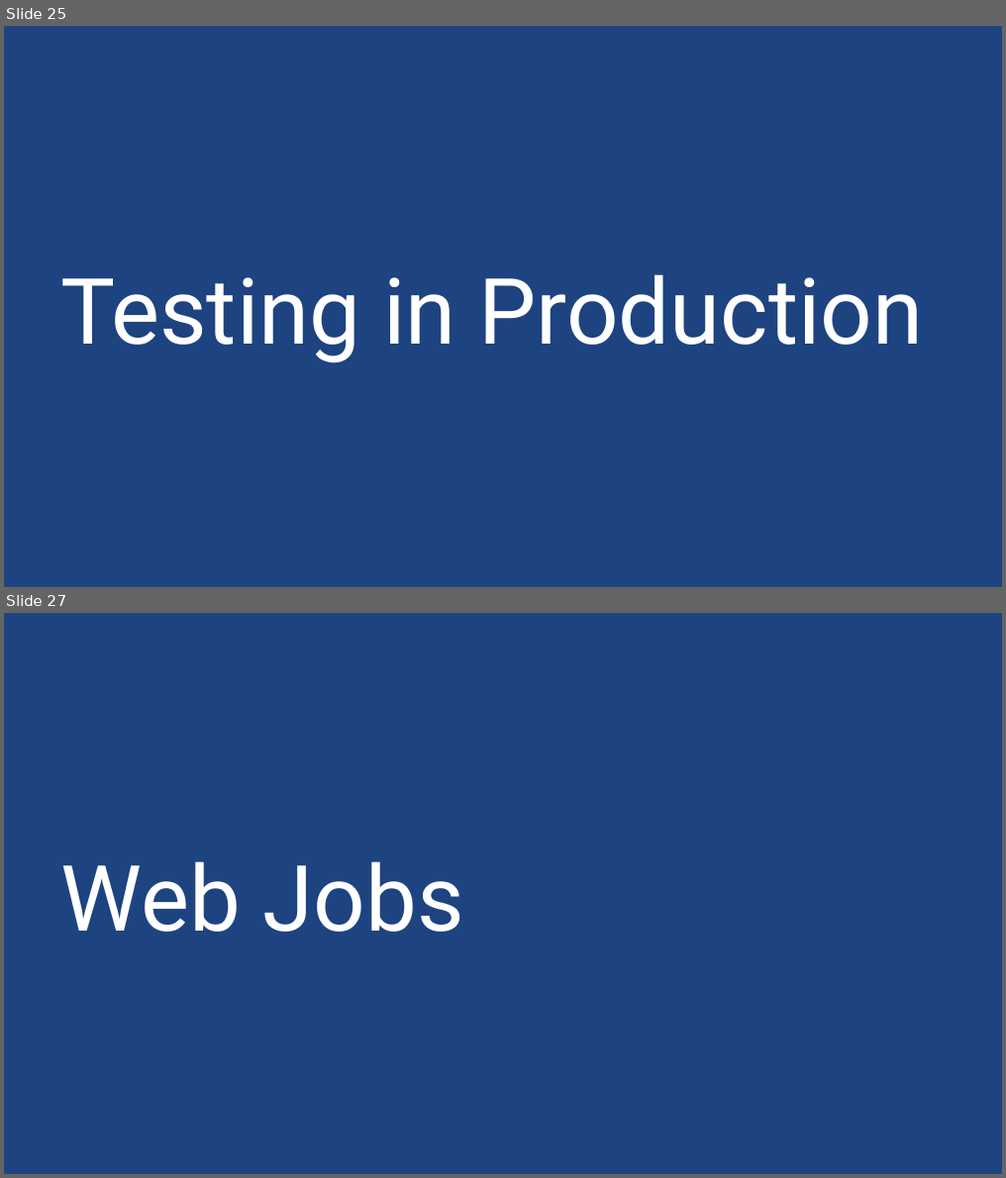
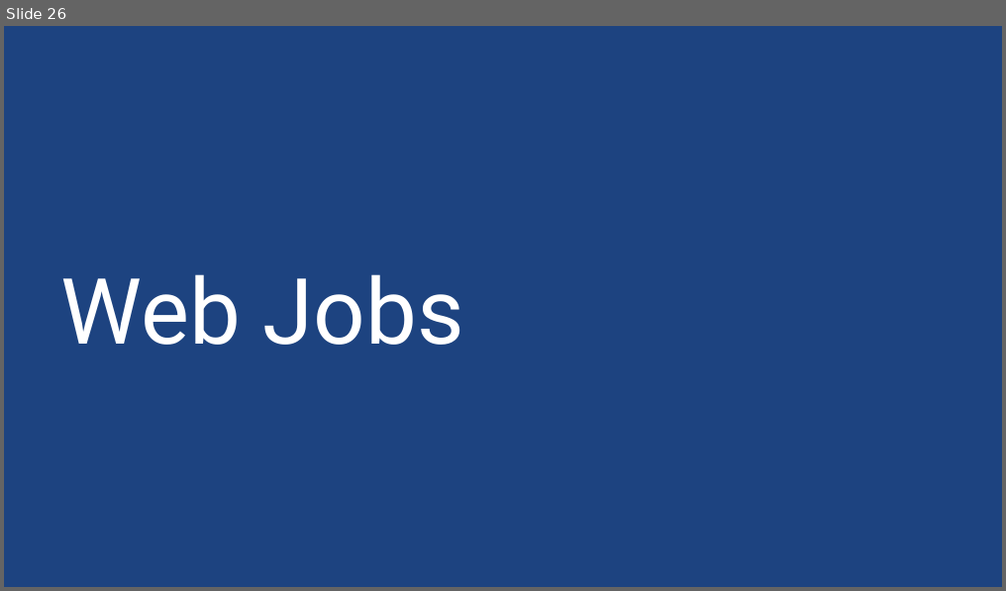
Before and after one commit to sack212/BasicAzureCamp, a slide deck: Presentation/Web/Web.pptx. Shown one above the other, each under a label of ours: slides 25 and 27 before the commit, slide 26 after it; the slides between them are not shown. The pictures are 1006x1178 and 1006x591 pixels, drawn with LibreOffice and Linux fonts; fonts in the diff are those of the drawing; background and template pictures are left out. Boxes give left, top, right and bottom in pixels: in the first picture for what was removed or moved away, otherwise in the second. Text is boxed around its words. In the diff, an @@ line names an element or a change of style, - is before the commit and + after.

```diff
--- a/Presentation/Web/Web.pptx
+++ b/Presentation/Web/Web.pptx
@@ slide 25 removed at box(4, 26, 1002, 587), background picture (left out) @@
@@ title removed at box(61, 274, 924, 364) @@
-Testing in Production
@@ what was slide 27 is now slide 26 @@
```
Also in this commit, not shown: 3 slides changed, 4 other slides removed, 1 other file.
